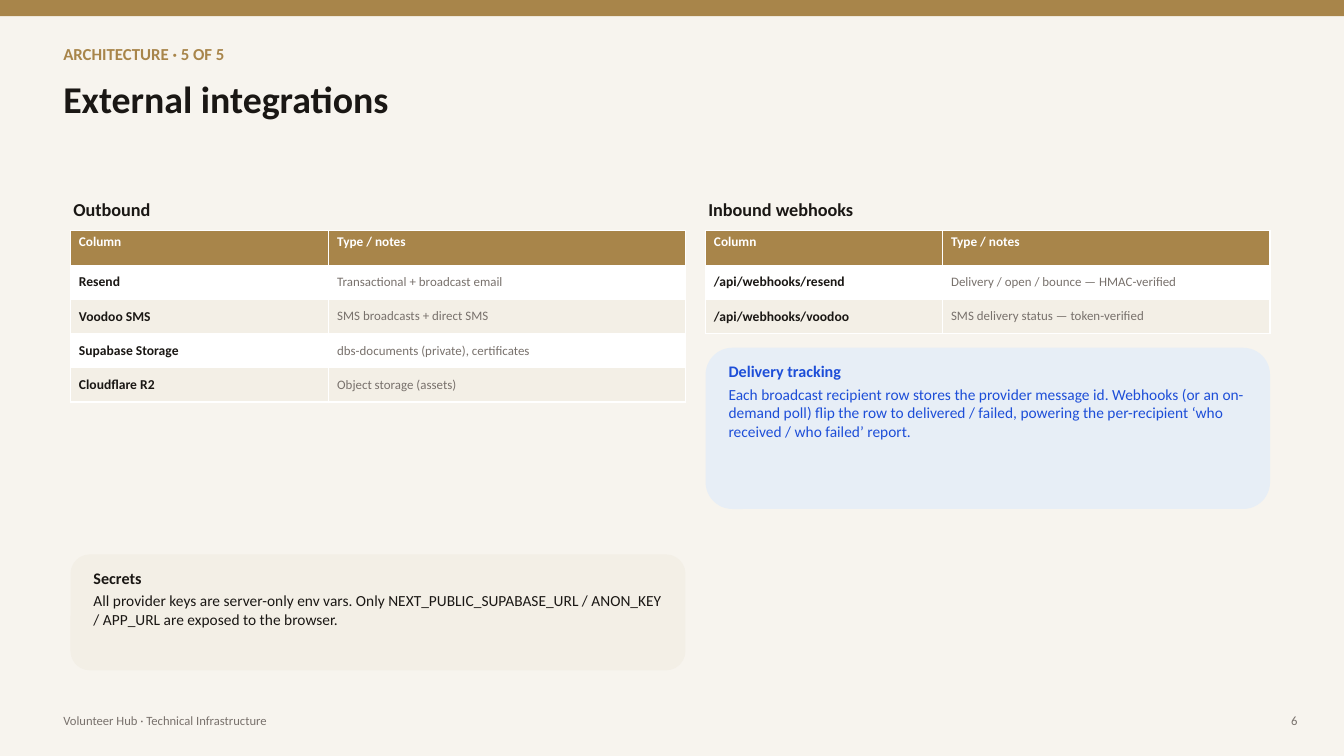
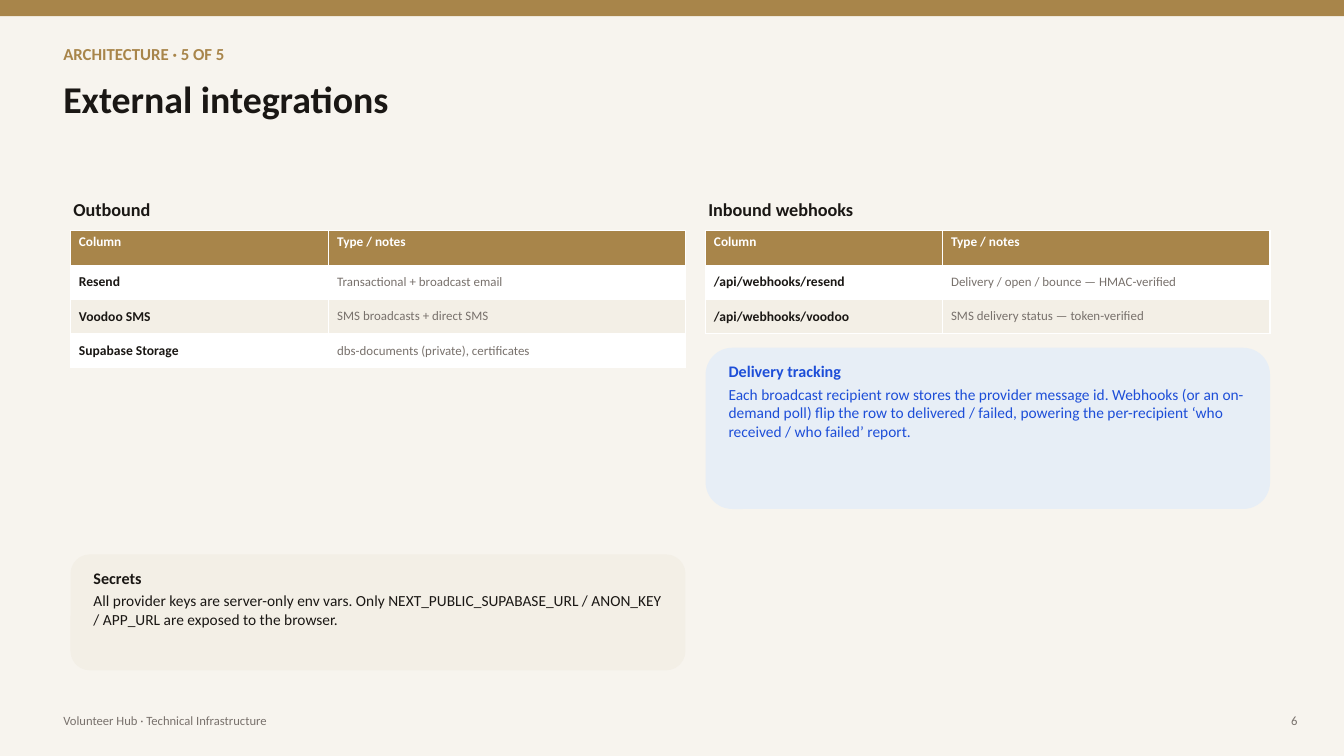
Before and after one commit to LEYITLTD/leyit-volunteer-hub, a slide deck: slide 7 of presentations/Volunteer-Hub-Infrastructure.pptx. Drawn at 1344x756 pixels with LibreOffice and Linux fonts; fonts in the diff are those of the drawing. Boxes give left, top, right and bottom in pixels: in the first picture for what was removed or moved away, otherwise in the second. Text is boxed around its words. In the diff, an @@ line names an element or a change of style, - is before the commit and + after.

```diff
--- a/presentations/Volunteer-Hub-Infrastructure.pptx
+++ b/presentations/Volunteer-Hub-Infrastructure.pptx
@@ table at (x1=71, y1=231, x2=686, y2=368) @@
-row 5: Cloudflare R2 | Object storage (assets)
```
Also in this commit, not shown: 1 other slide changed, 3 other files.
